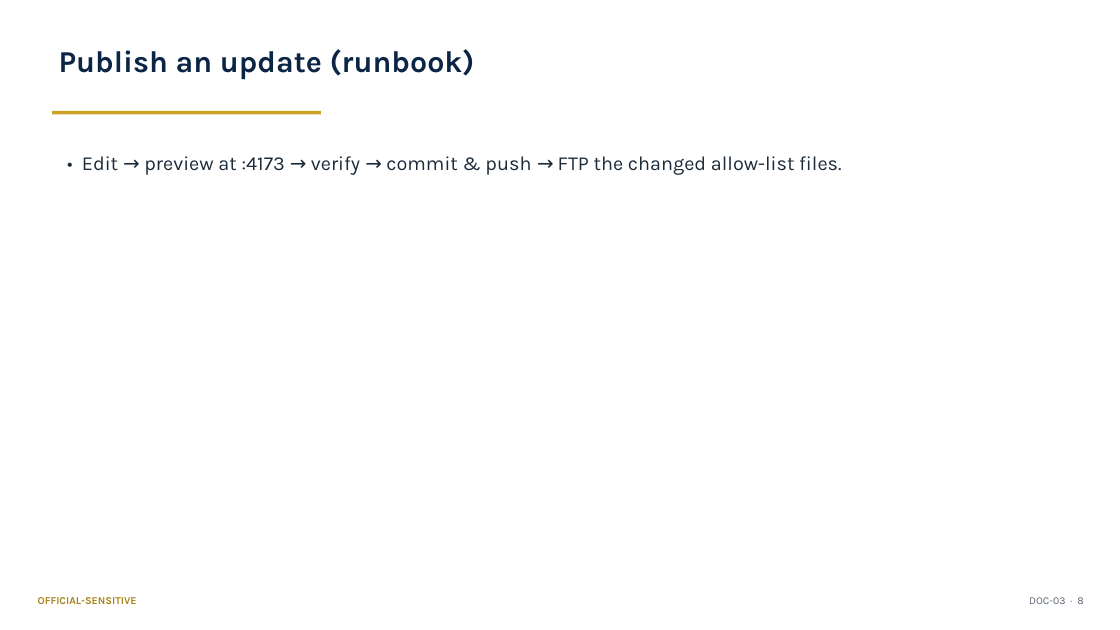
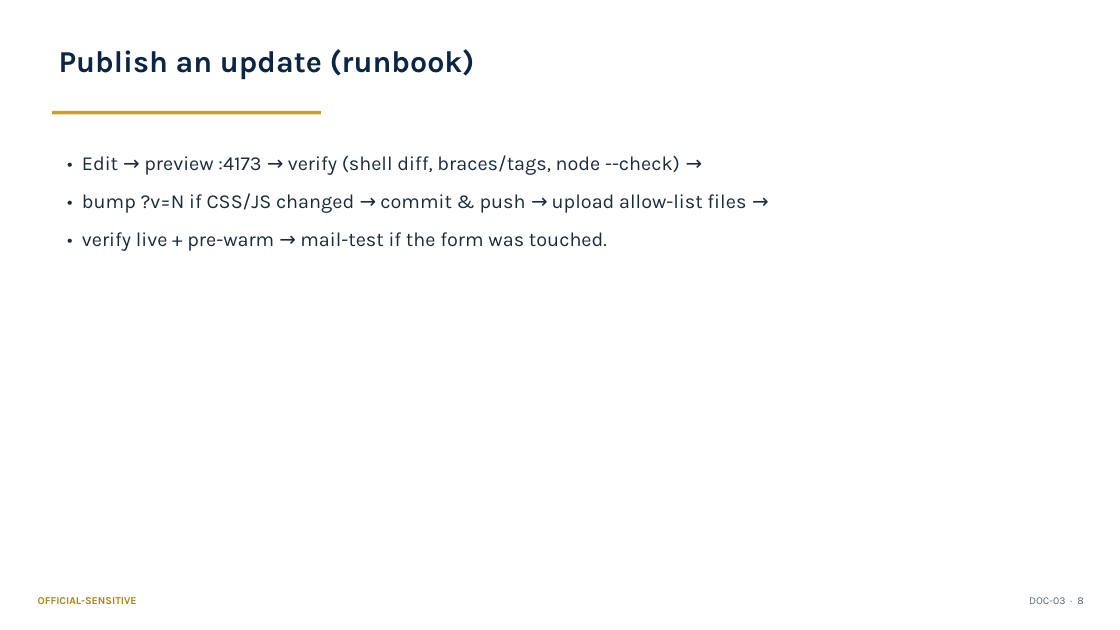
Before and after one commit to DRC63/p3mai-website, a slide deck: slide 8 of docs/03_Operation_Manual_Summary.pptx. Drawn at 1120x630 pixels with LibreOffice and Linux fonts; fonts in the diff are those of the drawing. Boxes give left, top, right and bottom in pixels: in the first picture for what was removed or moved away, otherwise in the second. Text is boxed around its words. In the diff, an @@ line names an element or a change of style, - is before the commit and + after.

```diff
--- a/docs/03_Operation_Manual_Summary.pptx
+++ b/docs/03_Operation_Manual_Summary.pptx
@@ text at <box>82,155,746,251</box>: text changed @@
-• Edit → preview at :4173 → verify → commit & push → FTP the changed allow-list files.
+• Edit → preview :4173 → verify (shell diff, braces/tags, node --check) →
+• bump ?v=N if CSS/JS changed → commit & push → upload allow-list files →
+• verify live + pre-warm → mail-test if the form was touched.
```
Also in this commit, not shown: 7 other slides changed, 13 other files.
